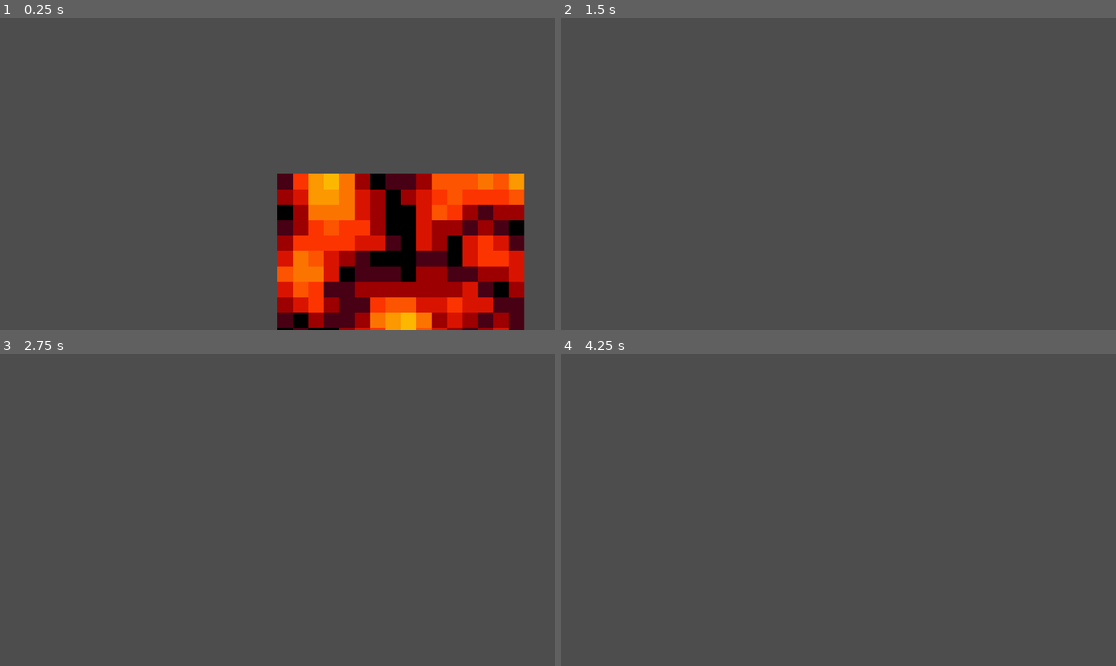
Above: before the commit, frames 1-4 (two rows, left to right).
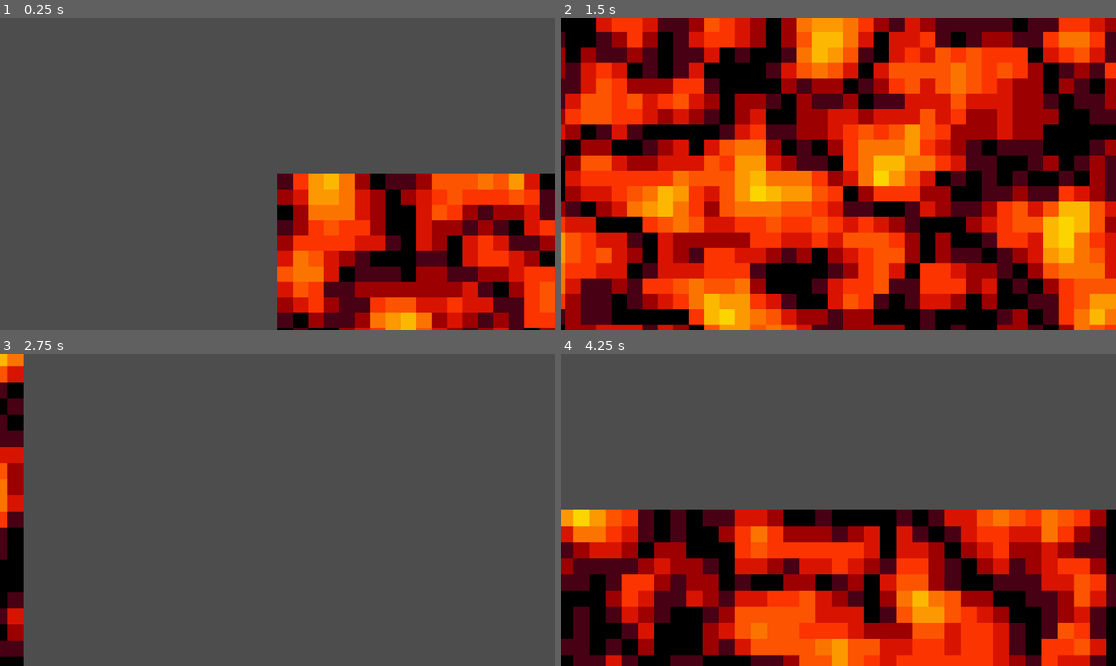
Above: after the commit, the same moments.

Repository: bingecraft-net/sandbox
Game: Godot game, scene res://scenes/game.tscn
The game is run twice, just before and just after one commit, with the same random seed, the same clock (stepped at 60 frames per second) and the same inputs.
Inputs:
- Up to frame 1 (0.25 s): no input
- Up to frame 2 (1.5 s): hold Right (ui_right) 0.53-1.28 s; tap Z (zoom in) at 0.6 s; hold Down (ui_down) from 1.28 s (still down); tap X (zoom out) at 1.35 s
- Up to frame 3 (2.75 s): release Down (ui_down) at 2.03 s; hold Right (ui_right) from 2.03 s (still down); tap Z (zoom in) at 2.1 s
- Up to frame 4 (4.25 s): release Right (ui_right) at 2.78 s; hold Up (ui_up) 2.78-3.53 s; tap X (zoom out) at 2.85 s; tap Enter at 3.5 s; hold Left (ui_left) from 3.53 s (still down); tap Z (zoom in) at 3.6 s

The runs differ from the first frame. In frame 1, 2.8% of the frame differs, in the area x 94-100%, y 49-100%; in frame 2, 100%, in the area x 0-100%, y 0-100%; in frame 3, 4.3%; in frame 4, 50%.

Commit message:
bigger grid

Diff:
--- a/scripts/game.gd
+++ b/scripts/game.gd
@@ -1,7 +1,7 @@
 extends Node2D
 
 @export var noise = FastNoiseLite.new()
-@export var grid_size = 16
+@export var grid_size = 64
 
 @onready var map: TileMapLayer = $TileMapLayer
 
